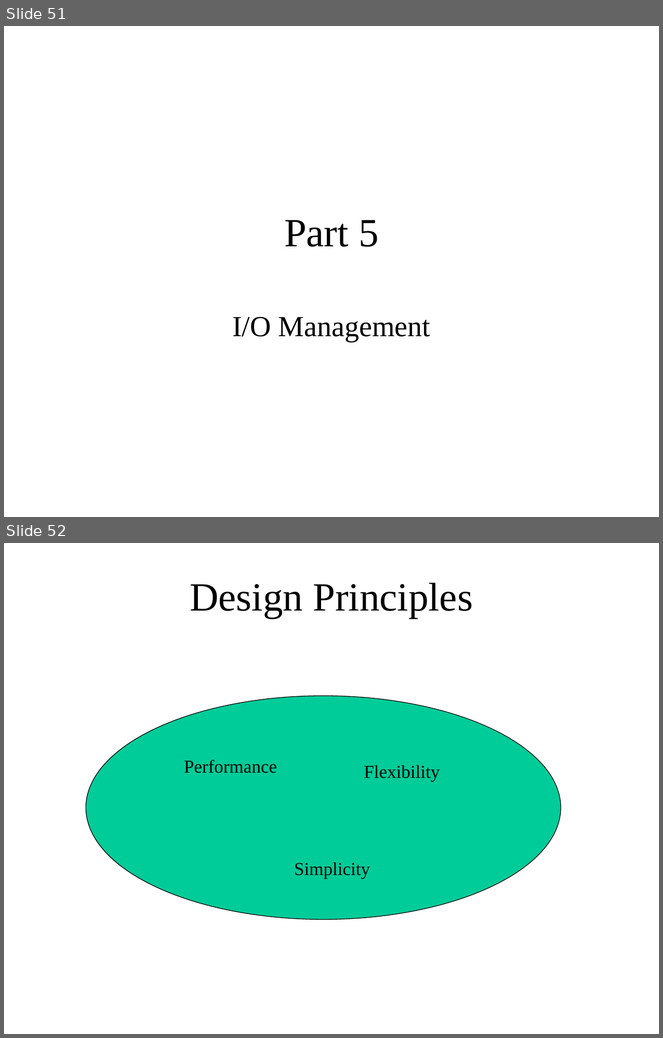
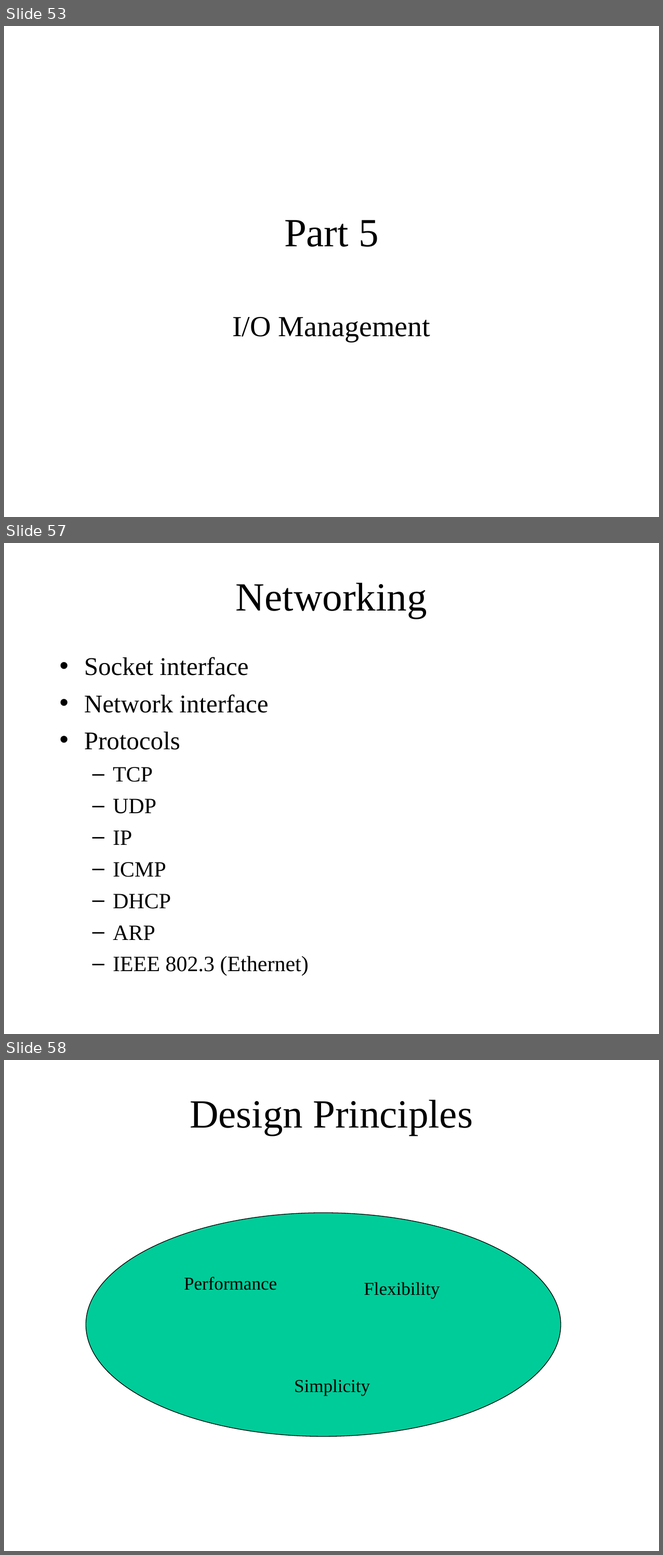
Before and after one commit to ringgaard/sanos, a slide deck: doc/sanostech.ppt. Shown one above the other, each under a label of ours: slides 51 and 52 before the commit, slides 53, 57 and 58 after it; the slides between them are not shown. The pictures are 663x1038 and 663x1555 pixels, drawn with LibreOffice and Linux fonts; fonts in the diff are those of the drawing. Boxes give left, top, right and bottom in pixels: in the first picture for what was removed or moved away, otherwise in the second. Text is boxed around its words. In the diff, an @@ line names an element or a change of style, - is before the commit and + after.

```diff
--- a/doc/sanostech.ppt
+++ b/doc/sanostech.ppt
@@ slide 57 added at <box>4,543,659,1034</box>, background #FFFFFF @@
@@ title added at <box>236,583,427,618</box>, 44 pt, text #000000 @@
+Networking
@@ text added at <box>84,657,309,976</box>, 28 pt, text #000000 @@
+• Socket interface
+• Network interface
+• Protocols
+  – TCP
+  – UDP
+  – IP
+  – ICMP
+  – DHCP
+  – ARP
+  – IEEE 802.3 (Ethernet)
@@ what was slide 51 is now slide 53 @@
@@ what was slide 52 is now slide 58 @@
```
Also in this commit, not shown: 10 slides changed, 5 other slides added, 1 other file.
